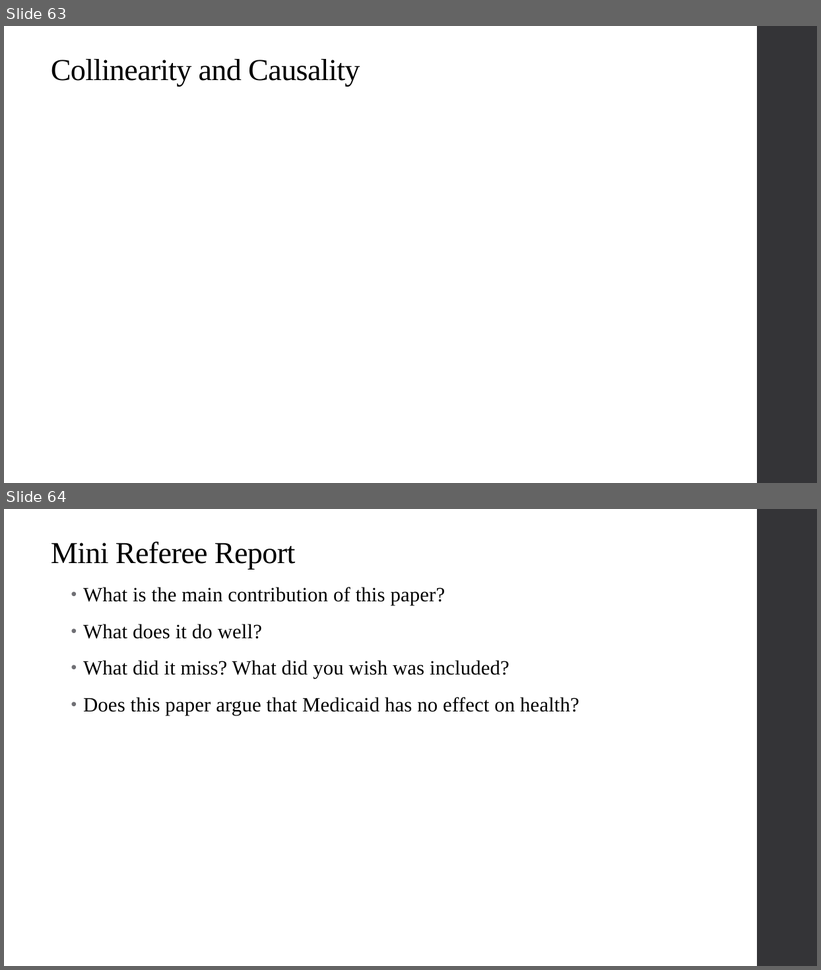
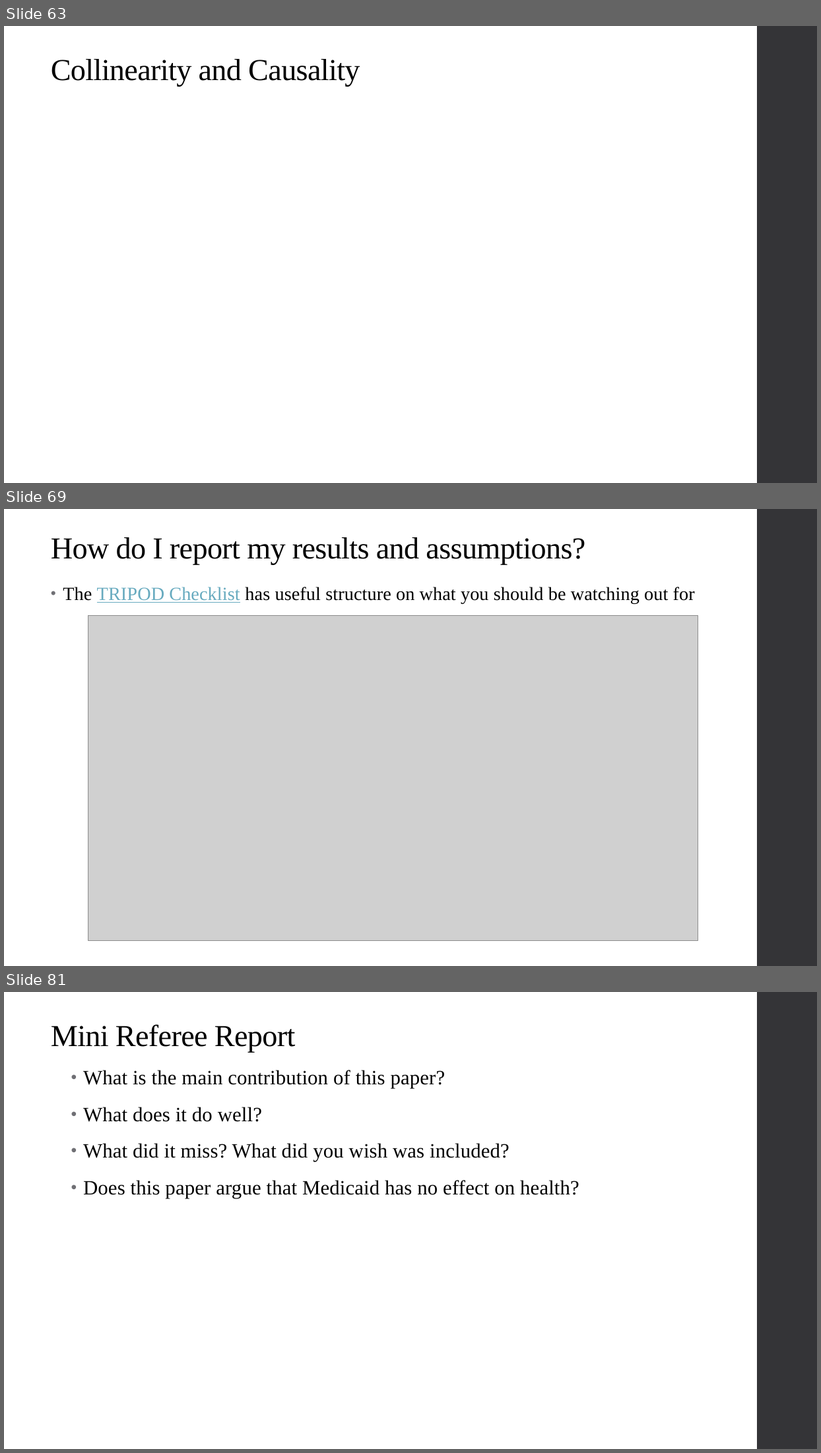
Before and after one commit to alex-hoagland/HAD5744, a slide deck: Lecture04_MultivariateOLS2/Lecture4_MultivariateOLS2.pptx. Shown one above the other, each under a label of ours: slides 63 and 64 before the commit, slides 63, 69 and 81 after it; the slides between them are not shown. The pictures are 821x970 and 821x1453 pixels, drawn with LibreOffice and Linux fonts; fonts in the diff are those of the drawing; grey boxes stand for pictures. Boxes give left, top, right and bottom in pixels: in the first picture for what was removed or moved away, otherwise in the second. Text is boxed around its words. In the diff, an @@ line names an element or a change of style, - is before the commit and + after.

```diff
--- a/Lecture04_MultivariateOLS2/Lecture4_MultivariateOLS2.pptx
+++ b/Lecture04_MultivariateOLS2/Lecture4_MultivariateOLS2.pptx
@@ slide 69 added at <box>4,509,817,966</box>, background #FFFFFF; not listed: 1 template element that a slide beside it also shows @@
@@ title added at <box>51,537,585,565</box>, 36 pt, text #000000 @@
+How do I report my results and assumptions?
@@ text added at <box>63,587,695,603</box>, 22 pt, text #000000 @@
+• The TRIPOD Checklist has useful structure on what you should be watching out for
@@ picture added at <box>88,616,698,941</box> @@
@@ what was slide 64 is now slide 81 @@
```
Also in this commit, not shown: 6 slides changed, 16 other slides added, 3 other files.
